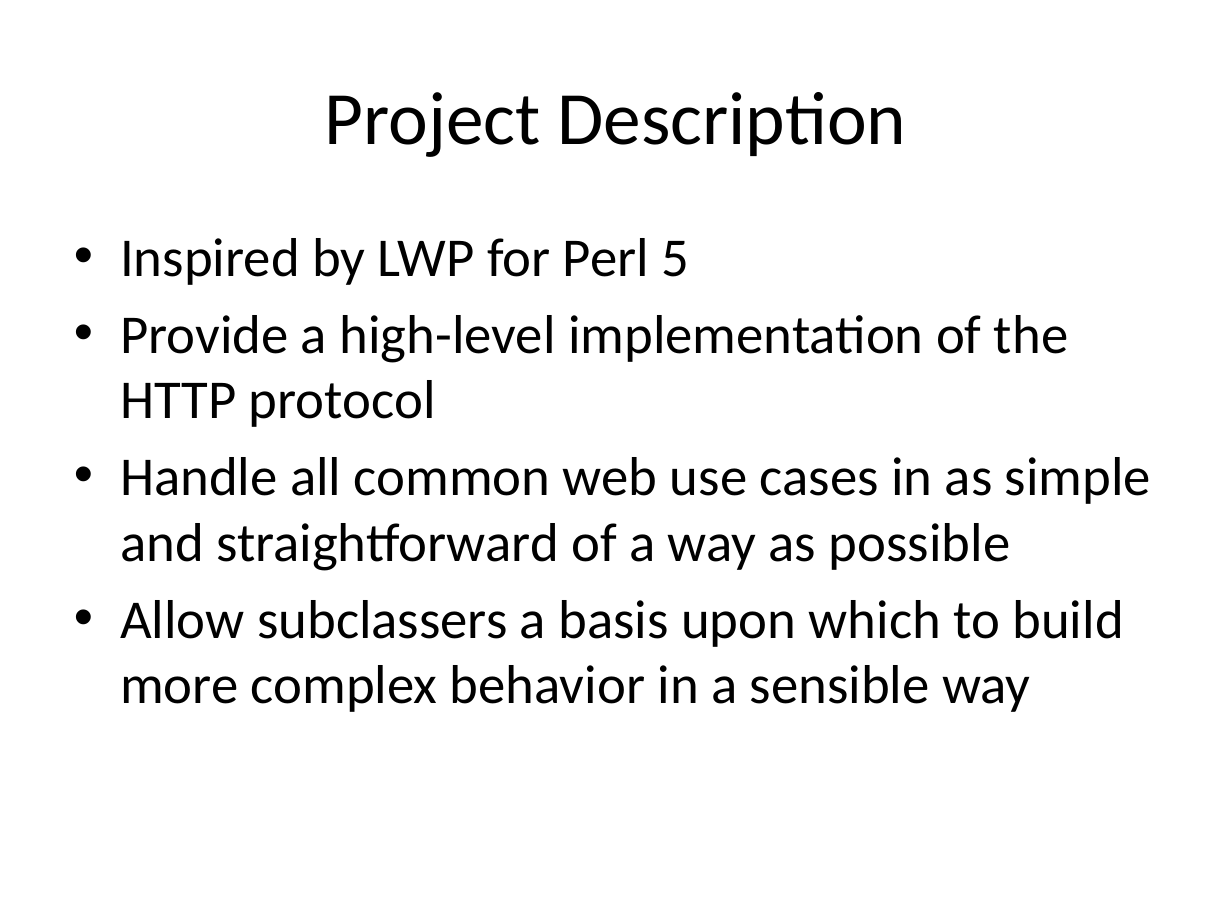
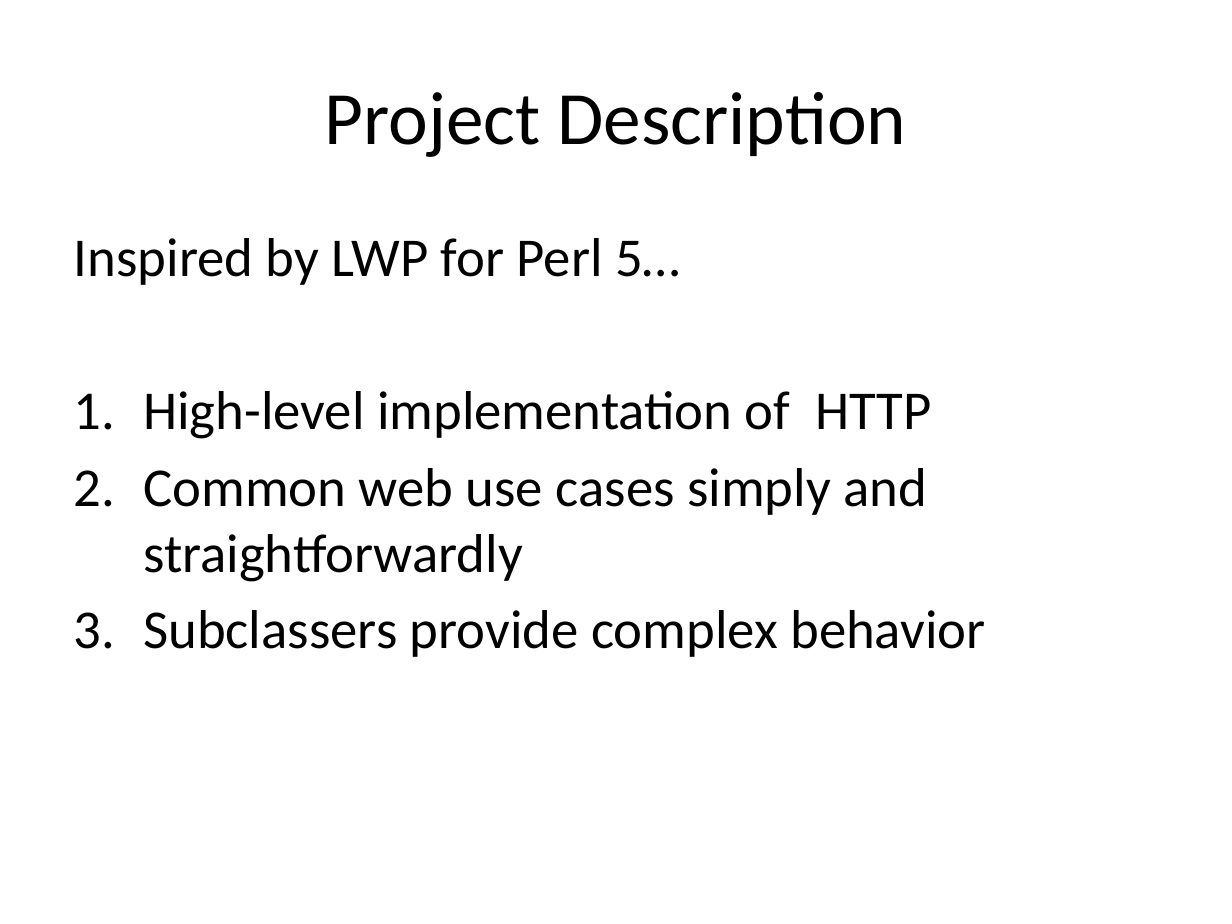
Before and after one commit to LWPsix/LWPsix, a slide deck: slide 2 of doc/Design Presentation.pptx. Drawn at 1232x924 pixels with LibreOffice and Linux fonts; fonts in the diff are those of the drawing. Boxes give left, top, right and bottom in pixels: in the first picture for what was removed or moved away, otherwise in the second. Text is boxed around its words. In the diff, an @@ line names an element or a change of style, - is before the commit and + after.

```diff
--- a/doc/Design Presentation.pptx
+++ b/doc/Design Presentation.pptx
@@ text at (74,238,985,657): text changed @@
-• Inspired by LWP for Perl 5
-• Provide a high-level implementation of the HTTP protocol
-• Handle all common web use cases in as simple and straightforward of a way as possible
-• Allow subclassers a basis upon which to build more complex behavior in a sensible way
+Inspired by LWP for Perl 5…
+1. High-level implementation of HTTP
+2. Common web use cases simply and straightforwardly
+3. Subclassers provide complex behavior
```
Also in this commit, not shown: 4 other slides changed, 1 slide added, 2 slides removed, 5 other files.
